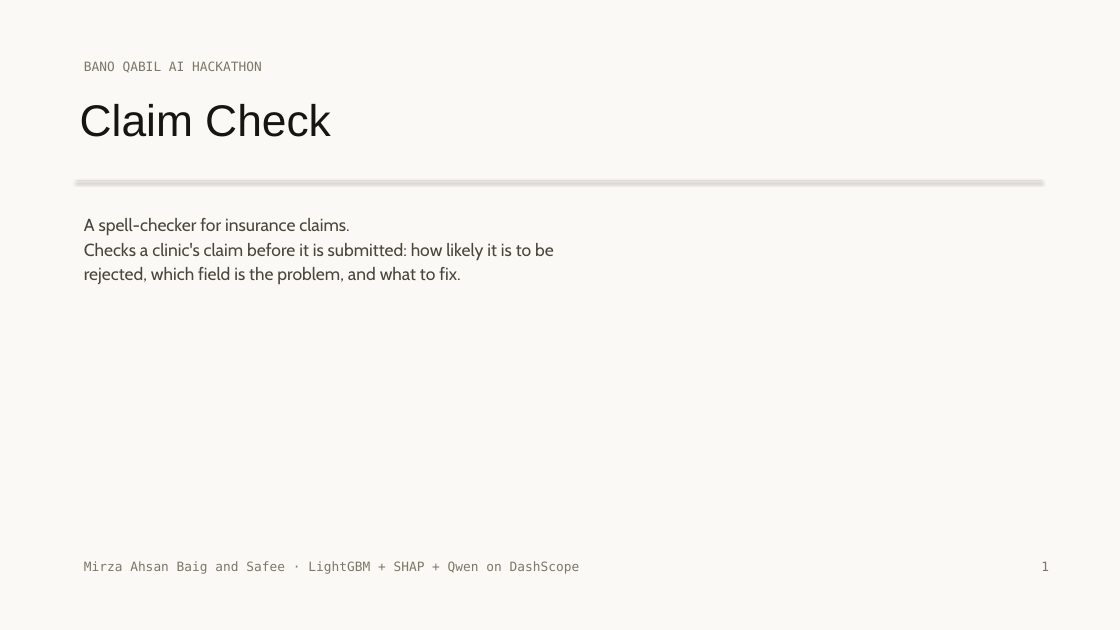
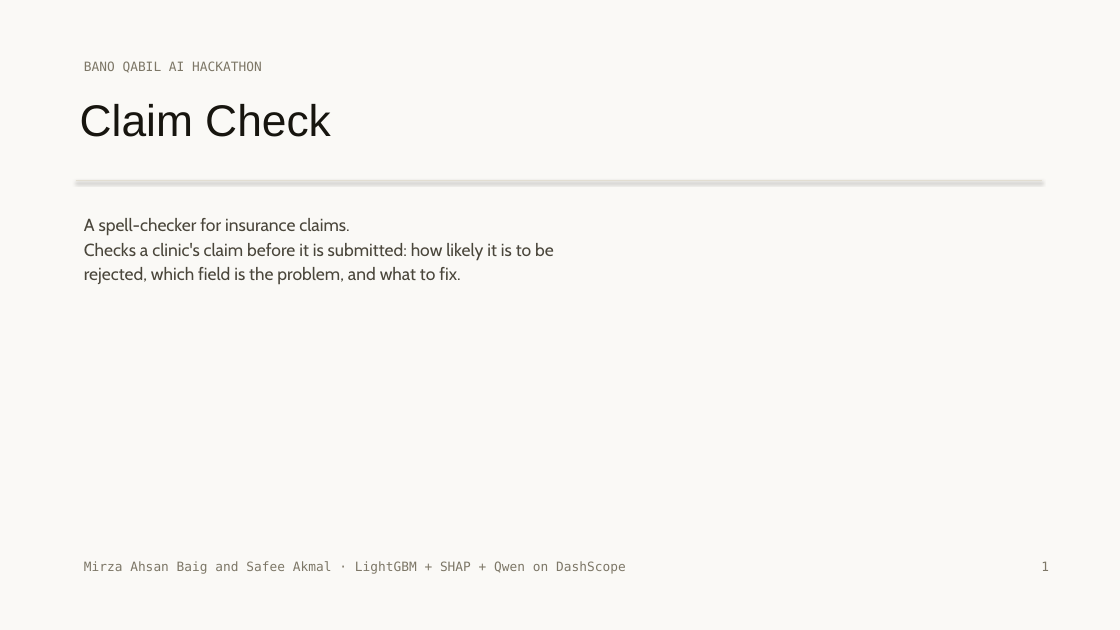
Before and after one commit to mirza-ahsan/tasdeeq-e-bima, a slide deck: slide 1 of docs/deck.pptx. Drawn at 1120x630 pixels with LibreOffice and Linux fonts; fonts in the diff are those of the drawing. Boxes give left, top, right and bottom in pixels: in the first picture for what was removed or moved away, otherwise in the second. Text is boxed around its words. In the diff, an @@ line names an element or a change of style, - is before the commit and + after.

Commit message:
Credit Safee Akmal in full
The README, the written description and the deck title slide all said
"Safee". Deck rebuilt so the slides match.

```diff
--- a/docs/deck.pptx
+++ b/docs/deck.pptx
@@ text at (84,561,626,574): text changed @@
-Mirza Ahsan Baig and Safee · LightGBM + SHAP + Qwen on DashScope
+Mirza Ahsan Baig and Safee Akmal · LightGBM + SHAP + Qwen on DashScope
```
Also in this commit, not shown: 4 other files.
